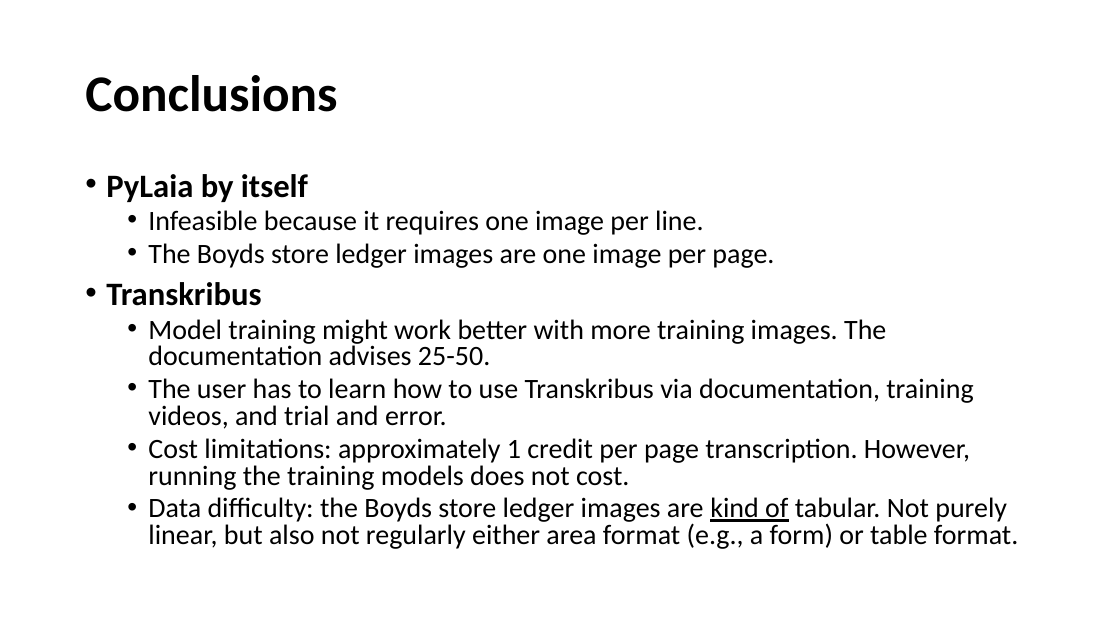
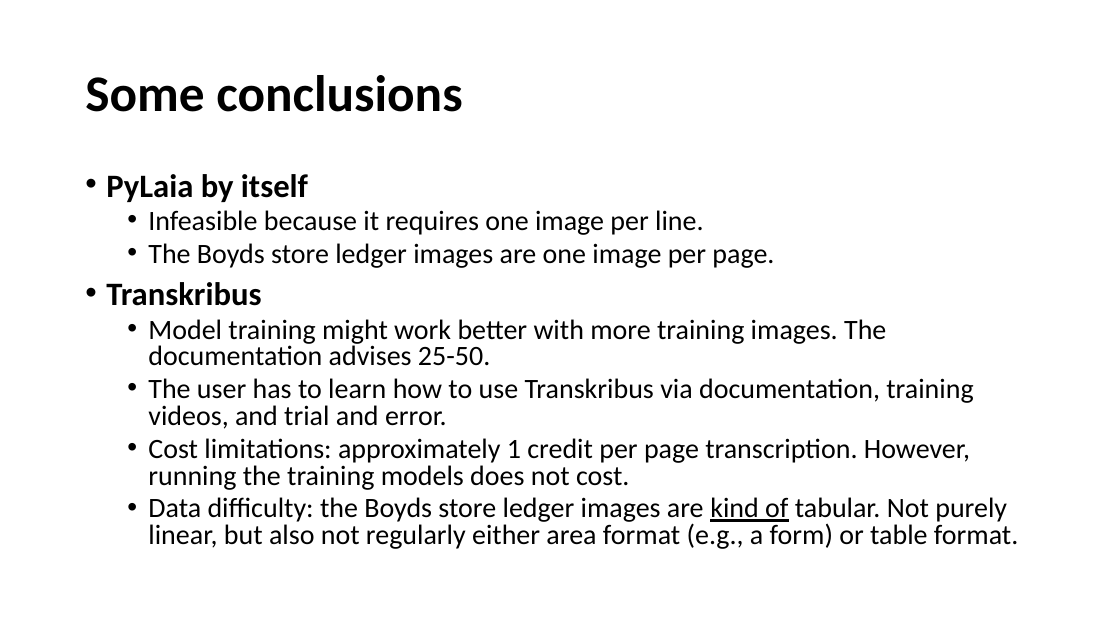
Before and after one commit to MSchoenbaum/UMBC-DATA606-Capstone, a slide deck: slide 15 of docs/Capstone presentation.pptx. Drawn at 1120x630 pixels with LibreOffice and Linux fonts; fonts in the diff are those of the drawing. Boxes give left, top, right and bottom in pixels: in the first picture for what was removed or moved away, otherwise in the second. Text is boxed around its words. In the diff, an @@ line names an element or a change of style, - is before the commit and + after.

```diff
--- a/docs/Capstone presentation.pptx
+++ b/docs/Capstone presentation.pptx
@@ title at box(85, 75, 462, 112): text changed @@
-Conclusions
+Some conclusions
```
Also in this commit, not shown: 3 other slides changed, 2 slides added.
